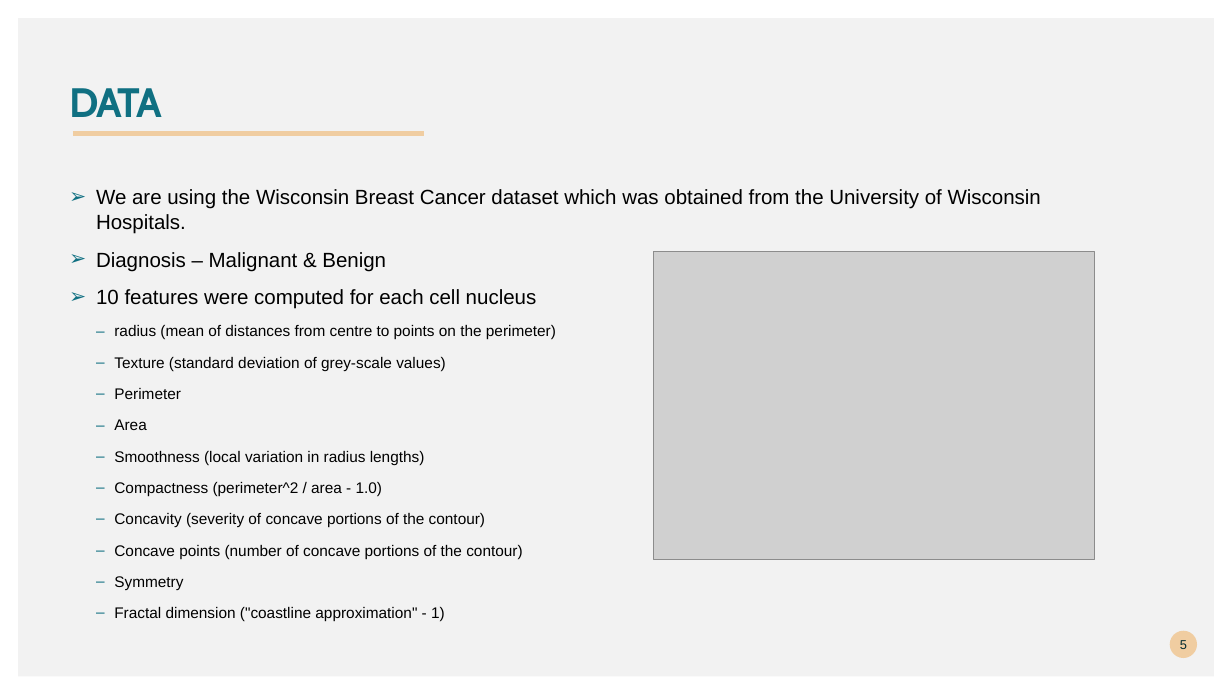
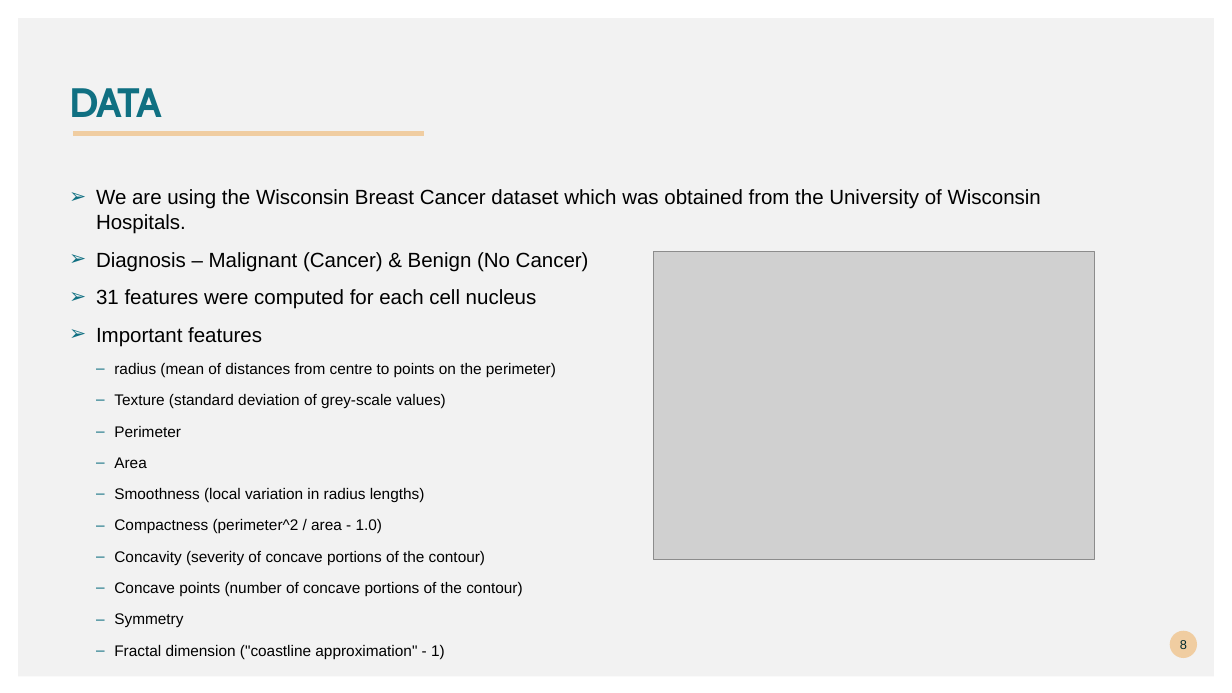
Before and after one commit to saurabhbiswas1985/Predictive-Analytics-Project, a slide deck: slide 8 of Breast cancer prediction.pptx (slide 5 before the commit). Drawn at 1232x693 pixels with LibreOffice and Linux fonts; fonts in the diff are those of the drawing; grey boxes stand for pictures. Boxes give left, top, right and bottom in pixels: in the first picture for what was removed or moved away, otherwise in the second. Text is boxed around its words. In the diff, an @@ line names an element or a change of style, - is before the commit and + after.

```diff
--- a/Breast cancer prediction.pptx
+++ b/Breast cancer prediction.pptx
@@ text at <box>96,252,589,346</box>: text changed @@
-➢ Diagnosis – Malignant & Benign
-➢ 10 features were computed for each cell nucleus
+➢ Diagnosis – Malignant (Cancer) & Benign (No Cancer)
+➢ 31 features were computed for each cell nucleus
+➢ Important features
```
Also in this commit, not shown: 1 other slide changed, 11 slides added, 1 slide removed, 1 other file.
